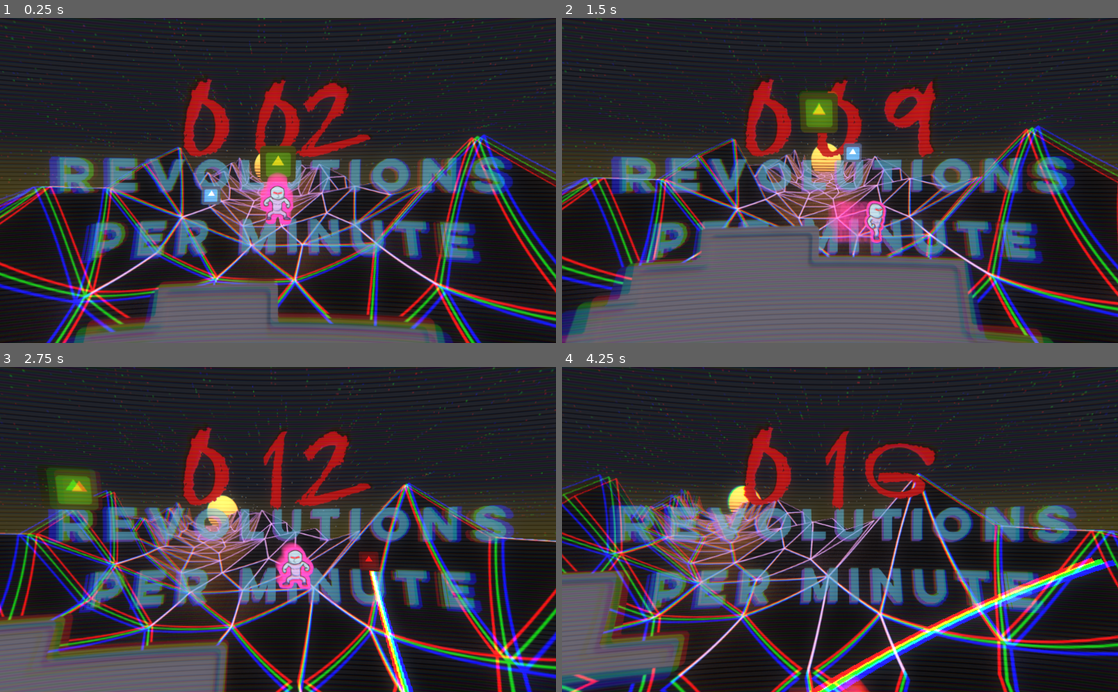
Above: before the commit, frames 1-4 (two rows, left to right).
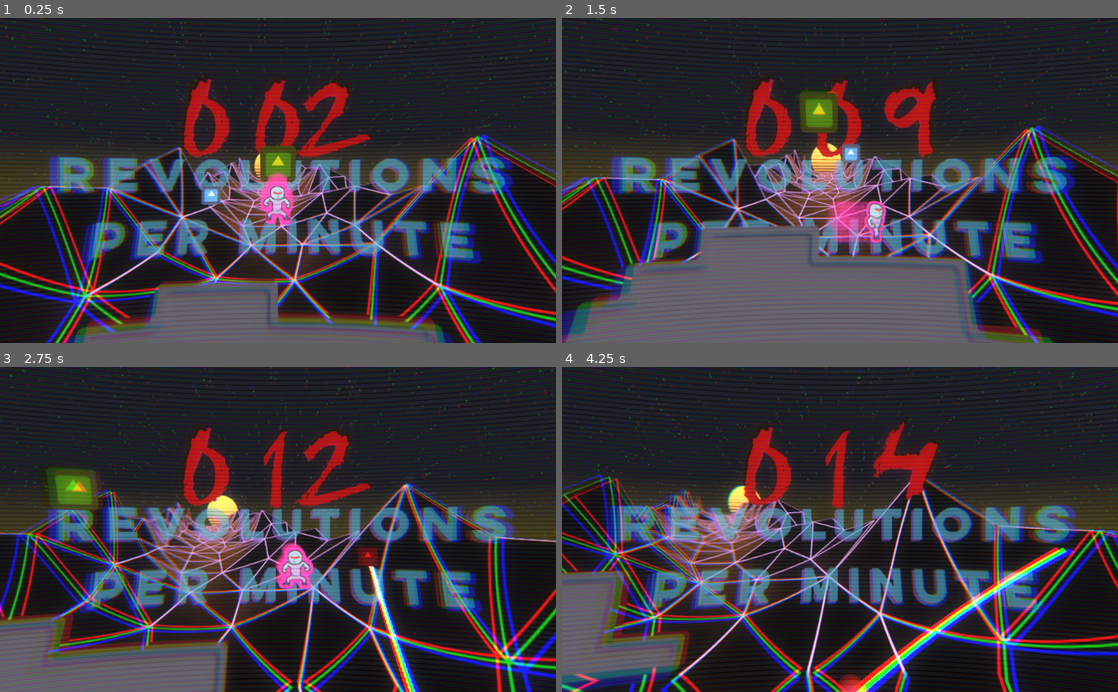
Above: after the commit, the same moments.

Repository: mdrgon1/GWJ-22-Spinzo
Game: Godot game, scene res://Main.tscn
The game is run twice, just before and just after one commit, with the same random seed, the same clock (stepped at 60 frames per second) and the same inputs. The engine's default icon, where the game draws it, is replaced by a stand-in: a white triangle on a blue panel in a dark square.
Inputs:
- Up to frame 1 (0.25 s): no input
- Up to frame 2 (1.5 s): hold Shift (aim) 0.53-1.28 s; hold Right (move_right) from 0.53 s (still down); tap W (jump) at 0.77 s; tap E (throw_ball) at 1.35 s
- Up to frame 3 (2.75 s): tap W (jump) at 1.52 s; release Right (move_right) at 2.03 s; hold A (move_left) from 2.03 s (still down); hold Shift (aim) from 2.03 s (still down)
- Up to frame 4 (4.25 s): release A (move_left) at 2.78 s; release Shift (aim) at 2.78 s; hold Right (move_right) from 2.78 s (still down); tap E (throw_ball) at 2.85 s; tap W (jump) at 3.02, 3.77 s; hold Shift (aim) from 3.53 s (still down)

The runs differ from the first frame. In frame 2, 0.1% of the frame differs, in the area x 50-54%, y 38-45%; in frame 3, 1.1%; in frame 4, 8.8%, in the area x 0-100%, y 0-100%.

Commit message:
implemented progression
rps multiplier increases with player height

Diff:
--- a/Project/Ball/Ball.gd
+++ b/Project/Ball/Ball.gd
@@ -24,6 +24,11 @@
 
 func _physics_process(delta):
 
+	# update rps multiplier
+	var multiplier = min(-0.001 * player.position.y + 1, 3)
+	movement.substates_map["Default"].rps_multiplier = multiplier
+	print(multiplier)
+
 	time_dilation = owner.time_dilation
 	delta *= time_dilation
 
--- a/Project/MainLevel.tscn
+++ b/Project/MainLevel.tscn
@@ -201,4 +201,5 @@
 
 [node name="AudioStreamPlayer" type="AudioStreamPlayer" parent="."]
 stream = ExtResource( 13 )
+volume_db = -8.222
 autoplay = true
--- a/Project/Scripts/MainLevel.gd
+++ b/Project/Scripts/MainLevel.gd
@@ -36,8 +36,6 @@
 		time_dilation = 1
 	else:
 		time_dilation += (1 - time_dilation) * TIME_DILATION_LERP * delta
-
-	print(time_dilation)
 
 	# level generation, should be in it's own script but fuck it we ball
 	if(active_levels.size() == 0):
